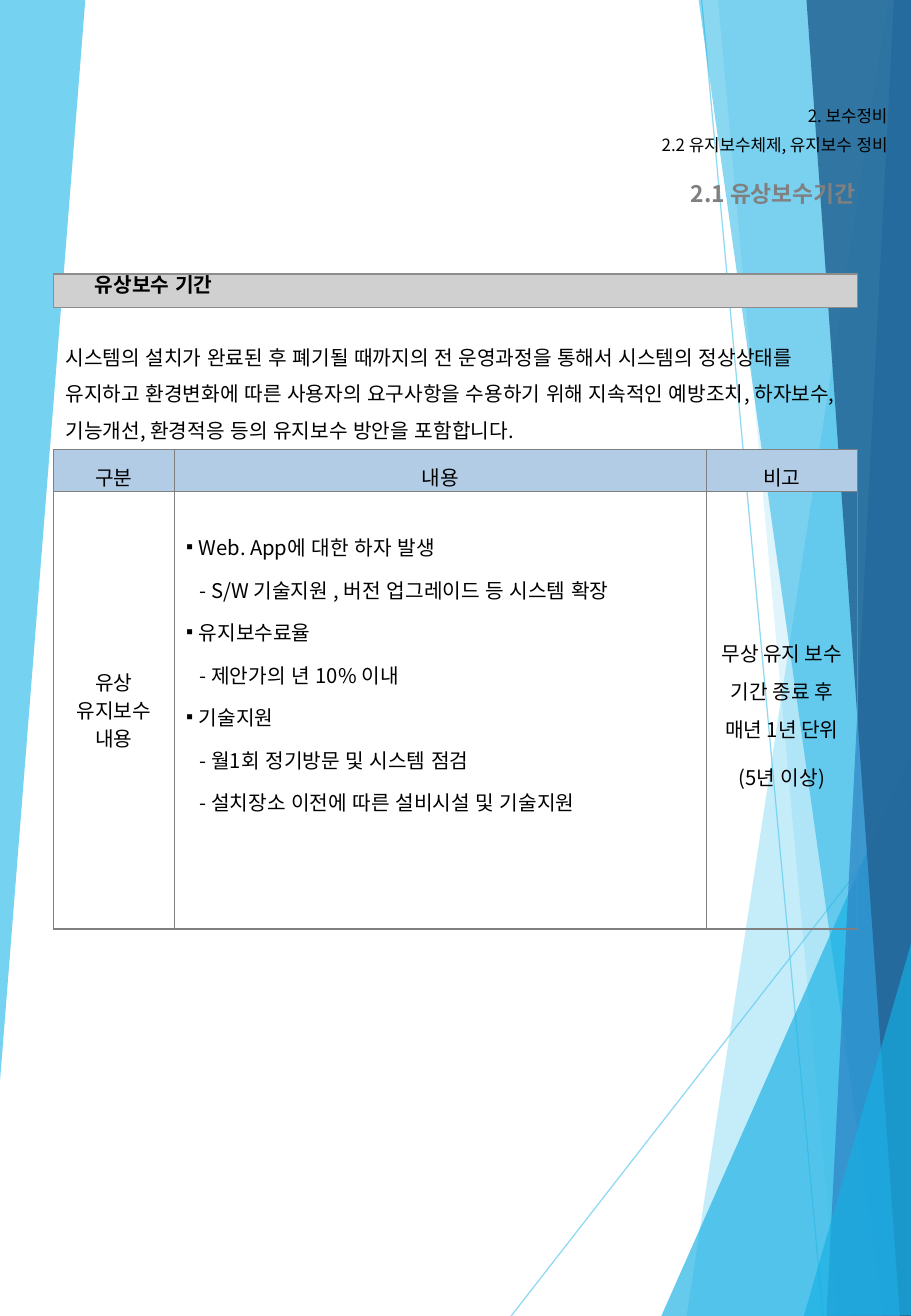
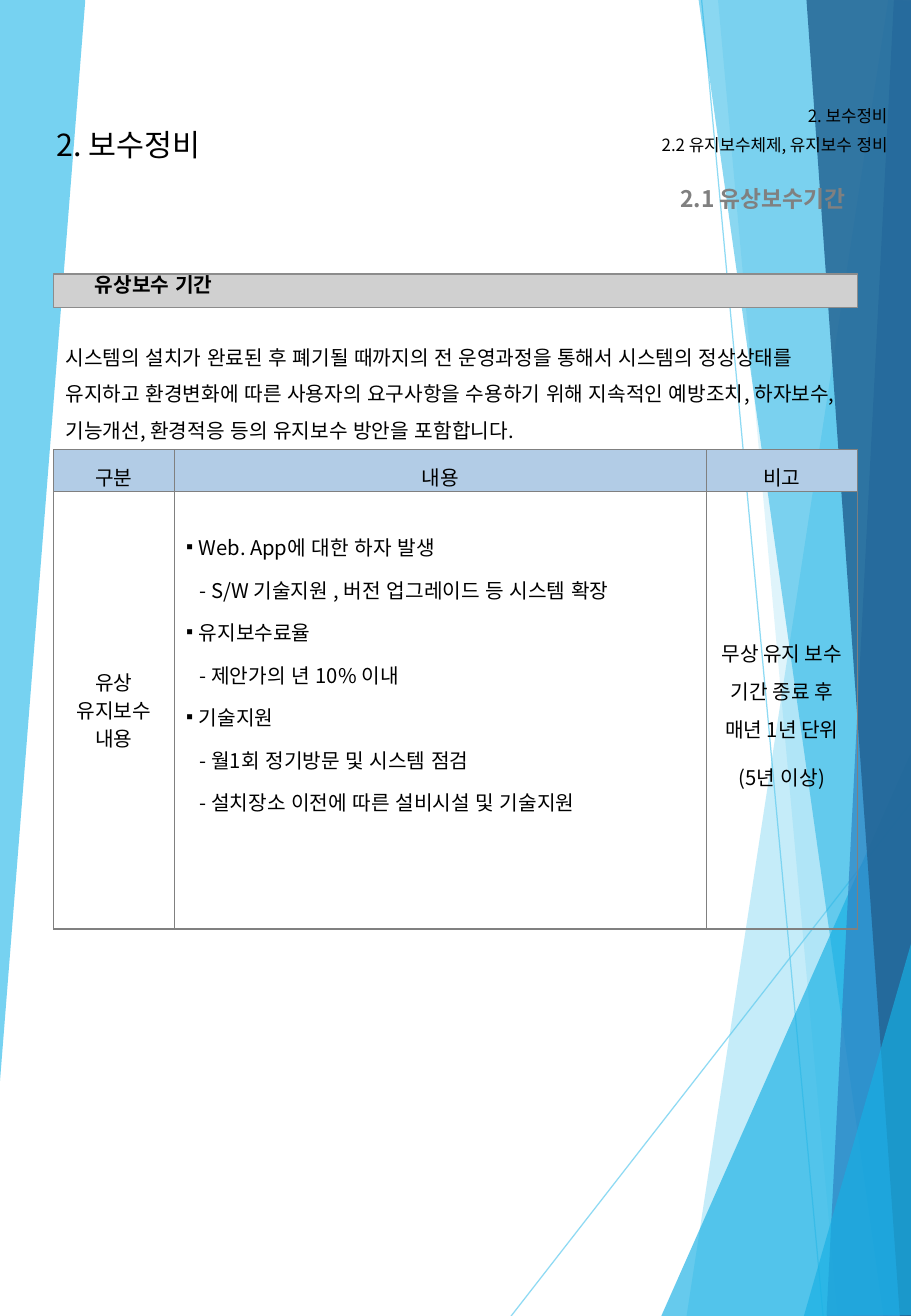
Before and after one commit to Lime2015/Milk_Memorial, a slide deck: slide 3 of 납골당 유지보수 내용.pptx. Drawn at 911x1316 pixels with LibreOffice and Linux fonts; fonts in the diff are those of the drawing; grey boxes stand for pictures. Boxes give left, top, right and bottom in pixels: in the first picture for what was removed or moved away, otherwise in the second. Text is boxed around its words. In the diff, an @@ line names an element or a change of style, - is before the commit and + after.

Commit message:
납골당 유지보수 및 납골당 Web Image plan

```diff
--- a/납골당 유지보수 내용.pptx
+++ b/납골당 유지보수 내용.pptx
@@ text added at [56,125,200,164], 18 pt, text #000000 @@
+2. 보수정비
@@ subtitle "2.1 유상보수기간": place and size @@
-subtitle "2.1 유상보수기간" at [691,179,855,208]
+subtitle "2.1 유상보수기간" at [681,184,845,213]
```
Also in this commit, not shown: 5 other slides changed, 1 other file.
